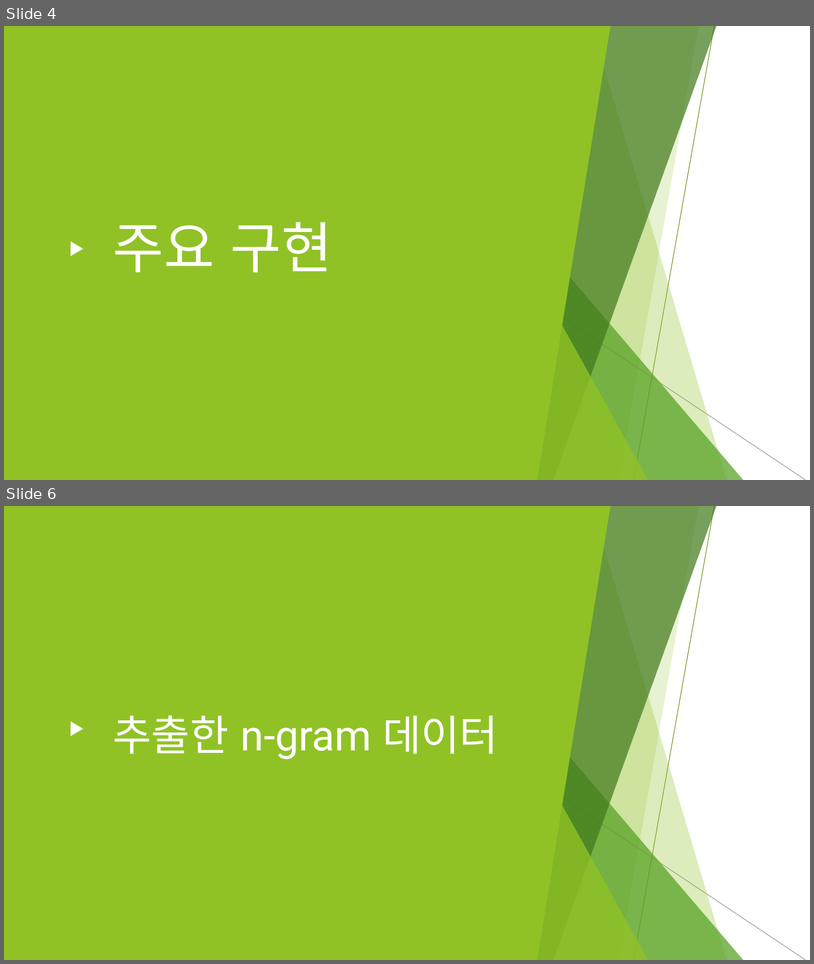
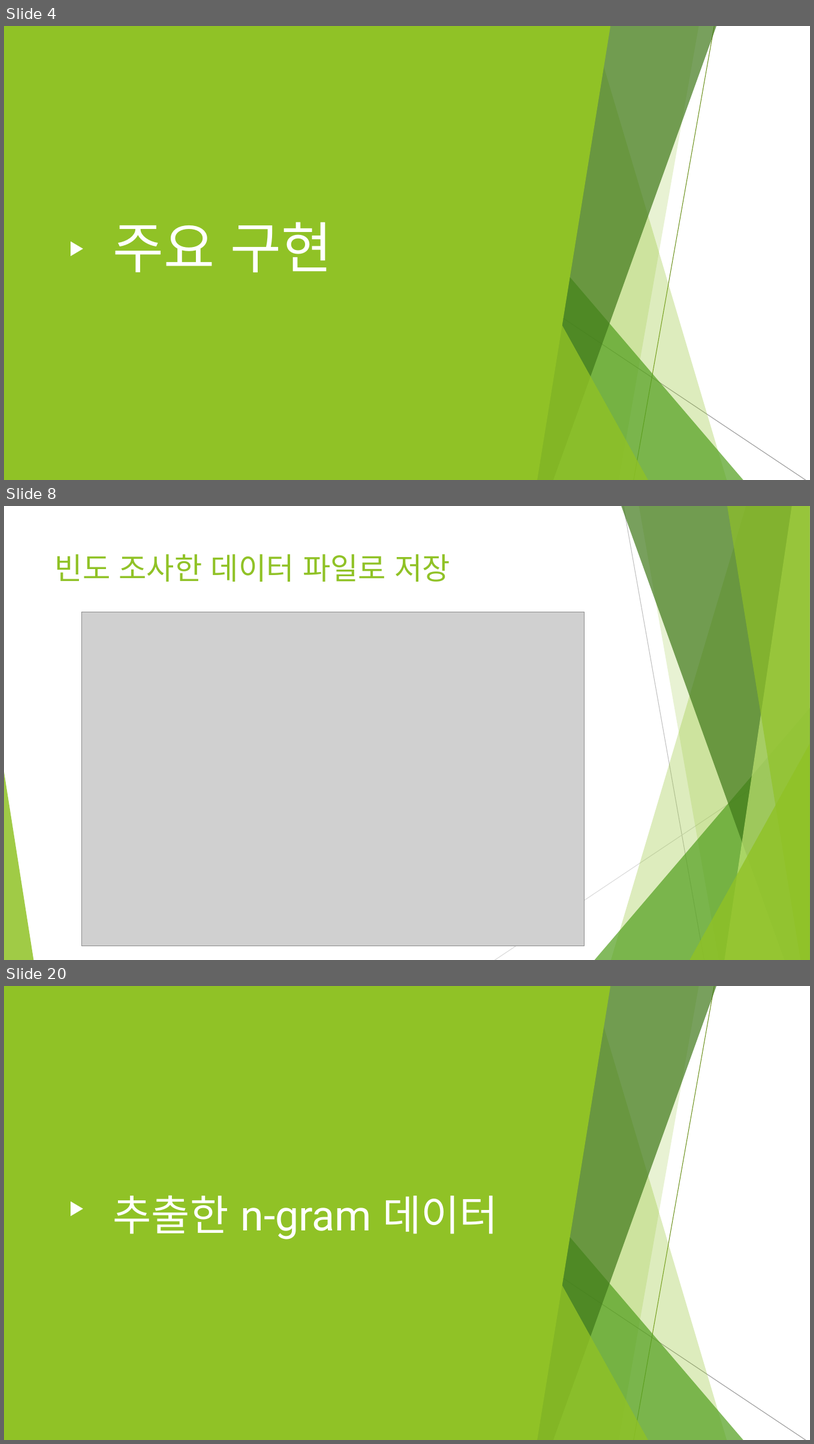
Before and after one commit to ghyeon0/BigData_Homework, a slide deck: HW4/HW4_renew/final_report.pptx. Shown one above the other, each under a label of ours: slides 4 and 6 before the commit, slides 4, 8 and 20 after it; the slides between them are not shown. The pictures are 814x964 and 814x1444 pixels, drawn with LibreOffice and Linux fonts; fonts in the diff are those of the drawing; grey boxes stand for pictures. Boxes give left, top, right and bottom in pixels: in the first picture for what was removed or moved away, otherwise in the second. Text is boxed around its words. In the diff, an @@ line names an element or a change of style, - is before the commit and + after.

```diff
--- a/HW4/HW4_renew/final_report.pptx
+++ b/HW4/HW4_renew/final_report.pptx
@@ slide 8 added at bbox=[4, 506, 810, 960], background #FFFFFF; not listed: 8 template elements that a slide beside it also shows @@
@@ line added from (624, 506) to (705, 960), #BFBFBF 0.75 pt @@
@@ title added at bbox=[55, 554, 450, 582], 36 pt, text #90C226 @@
+빈도 조사한 데이터 파일로 저장
@@ picture added at bbox=[82, 612, 585, 946] @@
@@ line added from (810, 750) to (495, 960), #D9D9D9 0.75 pt @@
@@ what was slide 6 is now slide 20 @@
```
Also in this commit, not shown: 3 slides changed, 14 other slides added, 1 slide removed, 2 other files.
